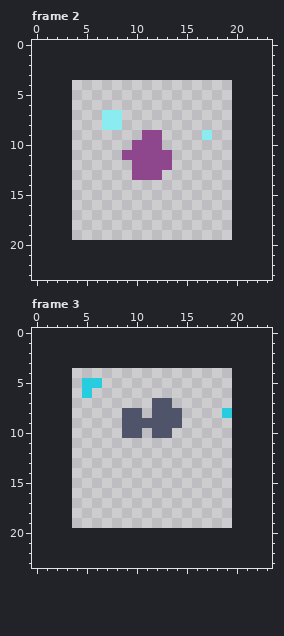
Edited in one commit: pixel-art file (res/effect-spell-hit.ase). Above: the version before the commit.
16x16 pixels, 4 frames. Shown: frame 2, frame 3. The old version is drawn lined up with the new one, on the new canvas. The commit also changed other frames, which this record leaves out.
New version:
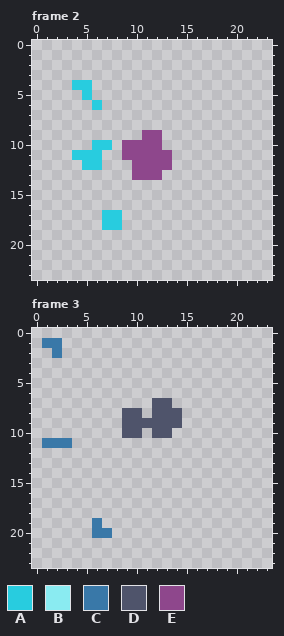
Palette (. is transparent): A #28ccdf  B #8aebf1  C #3978a8  D #4f546b  E #8e478c
Message: added directions to effects
Changes in this commit:
canvas 16x16 -> 24x24, the old top-left corner now at 4,4
Frame 2:
The edit adds colour A in row 4 at x 4 to 5; in row 5 at x 5; in row 6 at x 6; in row 10 at x 6 to 7; in row 11 at x 4 to 6; in row 12 at x 5 to 6.
The edit adds colour A in rows 17 to 18 at x 7 to 8.
The edit adds colour E in row 10 at x 9.
The author cleared colour B in rows 7 to 8 at x 7 to 8; in row 9 at x 17.
Frame 3:
The edit adds colour C in row 1 at x 1 to 2; in row 2 at x 2; in row 11 at x 1 to 3; in row 19 at x 6; in row 20 at x 6 to 7.
The author cleared colour A in row 5 at x 5 to 6; in row 6 at x 5; in row 8 at x 19.
Pixel boxes of the changes (left, top, right, bottom) in both pictures:
changed: (72, 80, 132, 230)
erased: (202, 130, 212, 140)
changed: (42, 338, 102, 448)
erased: (222, 408, 232, 418)
added: (92, 518, 112, 538)
